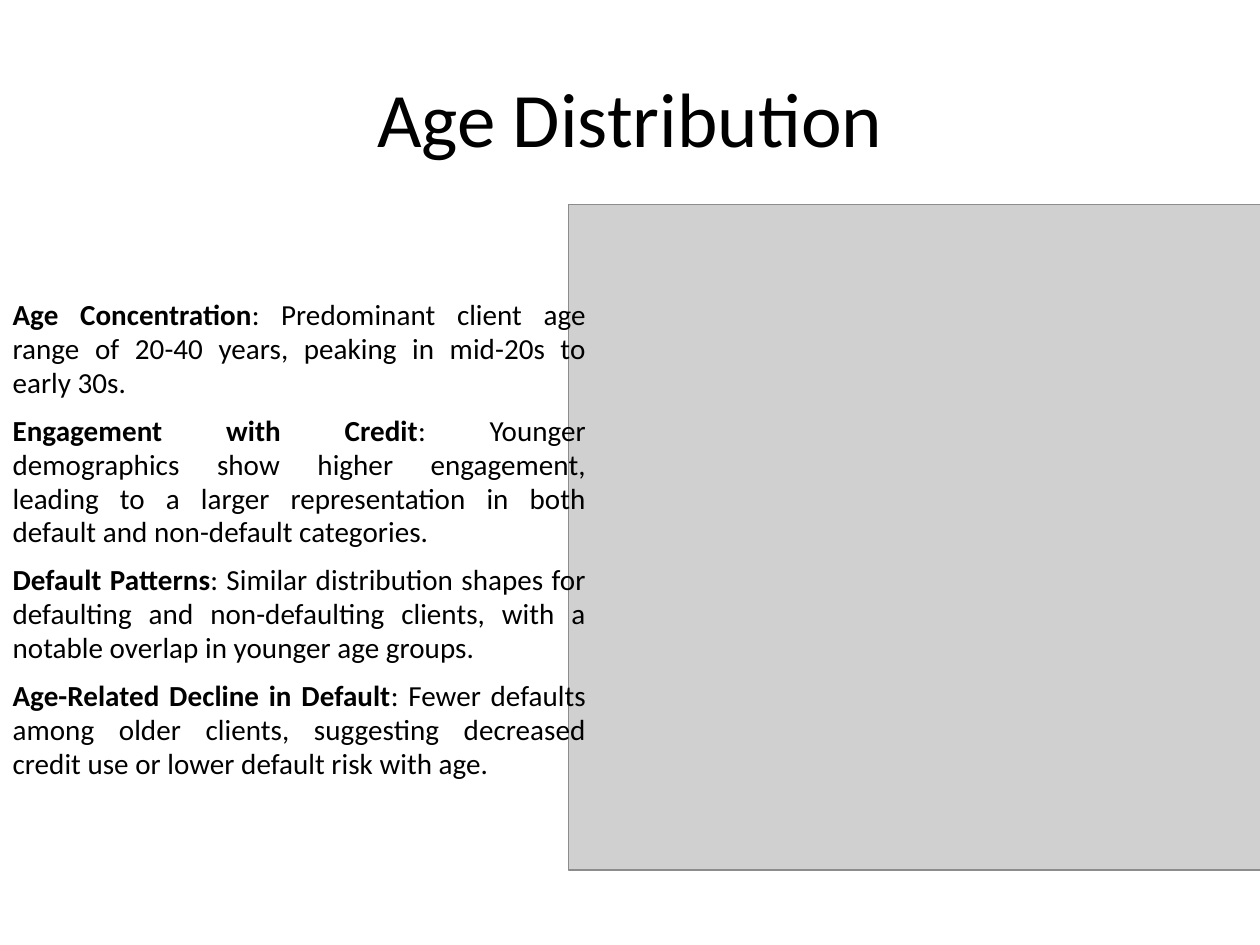
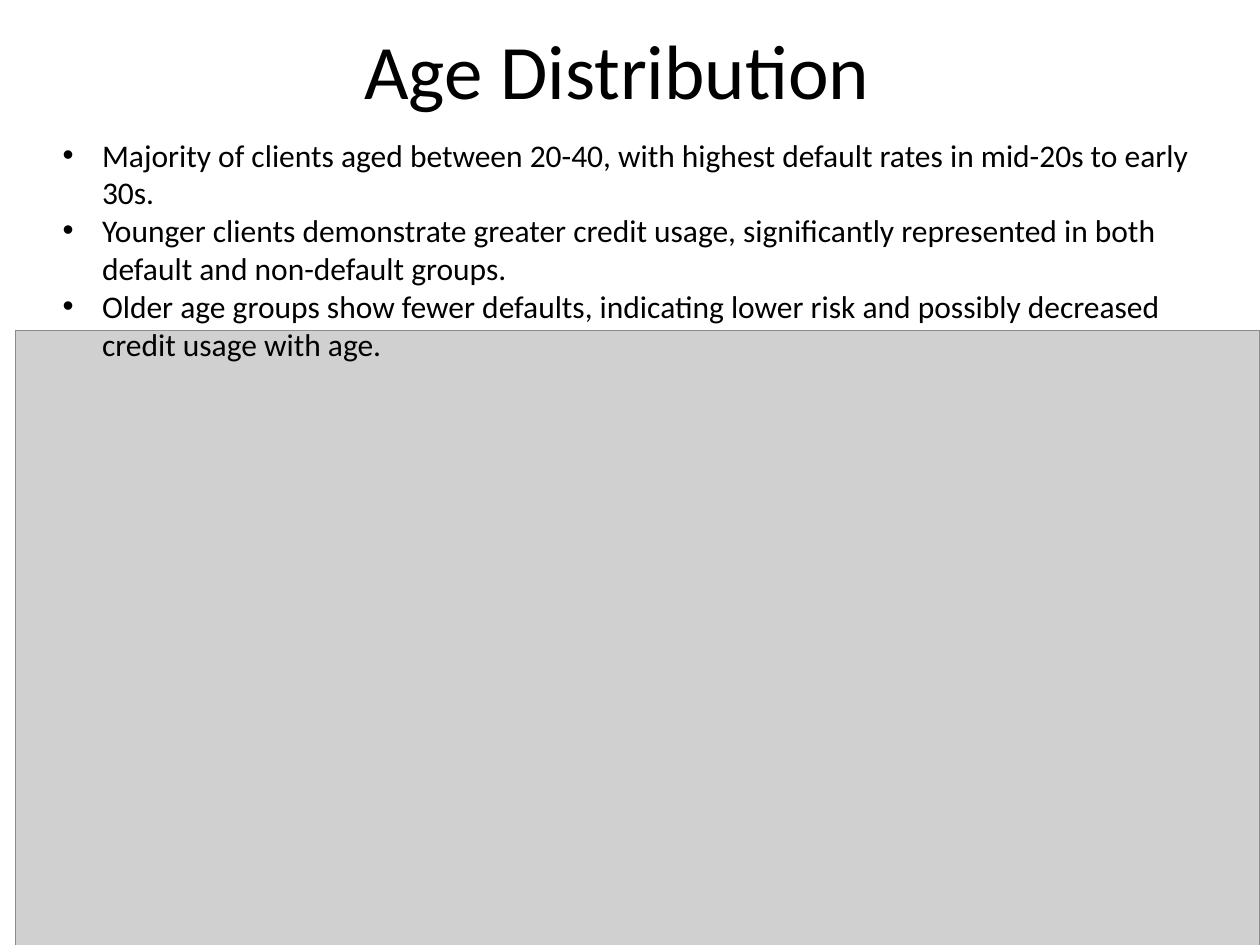
Before and after one commit to leoadkn/Springboard-Capstone-2, a slide deck: slide 5 of Report/Final Presentation.pptx (slide 6 before the commit). Drawn at 1260x945 pixels with LibreOffice and Linux fonts; fonts in the diff are those of the drawing; grey boxes stand for pictures. Boxes give left, top, right and bottom in pixels: in the first picture for what was removed or moved away, otherwise in the second. Text is boxed around its words. In the diff, an @@ line names an element or a change of style, - is before the commit and + after.

```diff
--- a/Report/Final Presentation.pptx
+++ b/Report/Final Presentation.pptx
@@ title "Age Distribution": place and size @@
-title "Age Distribution" at box(377, 93, 882, 161)
+title "Age Distribution" at box(364, 45, 869, 113)
@@ text added at box(102, 145, 1188, 362), 18 pt, text #000000 @@
+• Majority of clients aged between 20-40, with highest default rates in mid-20s to early 30s.
+• Younger clients demonstrate greater credit usage, significantly represented in both default and non-default groups.
+• Older age groups show fewer defaults, indicating lower risk and possibly decreased credit usage with age.
@@ text removed at box(13, 301, 586, 779) @@
-Age Concentration: Predominant client age range of 20-40 years, peaking in mid-20s to early 30s.
-Engagement with Credit: Younger demographics show higher engagement, leading to a larger representation in both default and non-default categories.
-Default Patterns: Similar distribution shapes for defaulting and non-defaulting clients, with a notable overlap in younger age groups.
-Age-Related Decline in Default: Fewer defaults among older clients, suggesting decreased credit use or lower default risk with age.
@@ picture: place and size @@
-picture at box(568, 205, 1260, 871)
+picture at box(15, 330, 1260, 945)
```
Also in this commit, not shown: 5 other slides changed, 2 slides added, 3 slides removed.
